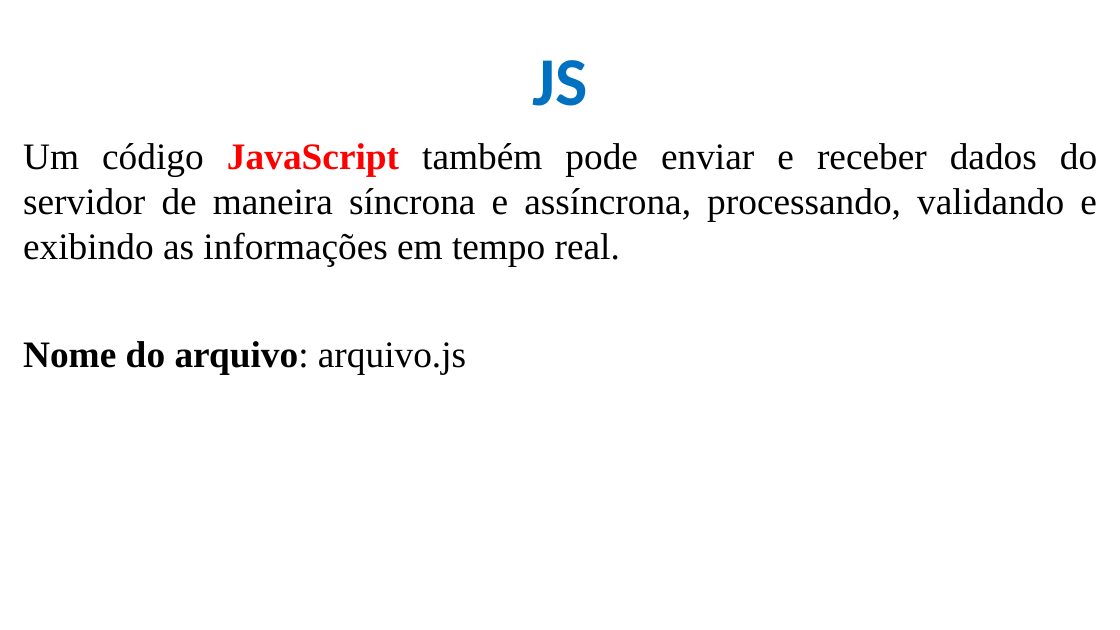
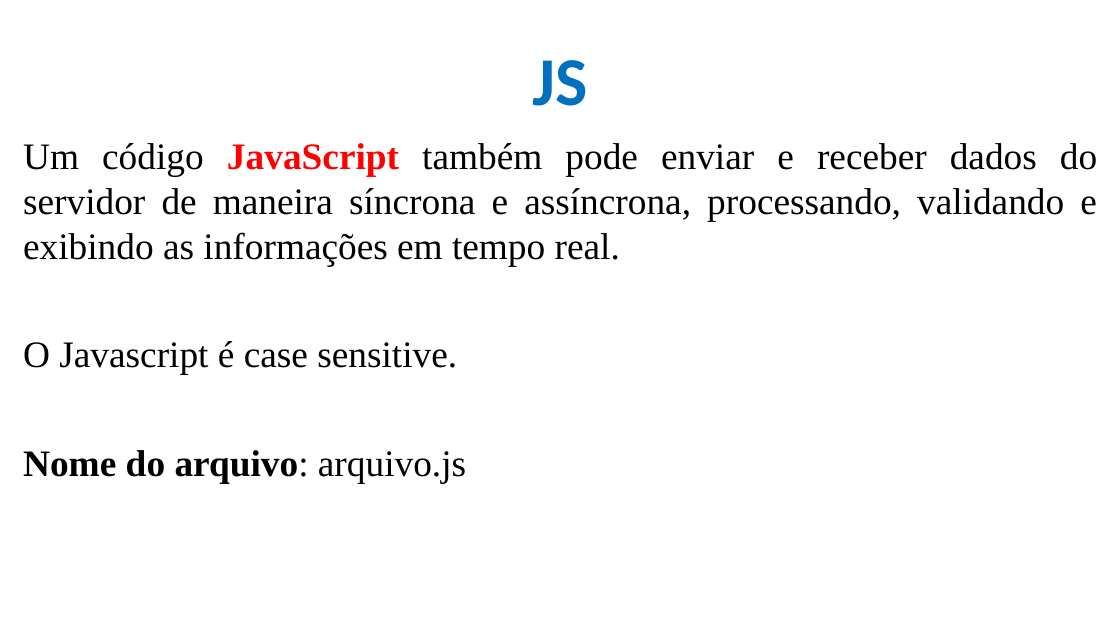
Before and after one commit to CloudEducationBrazil/WydenDesenvolvimentoWebPHP, a slide deck: slide 7 of 01 Classes/Aula 08 Desenvolvimento Web PHP - JS.pptx. Drawn at 1120x630 pixels with LibreOffice and Linux fonts; fonts in the diff are those of the drawing; background and template pictures are left out. Boxes give left, top, right and bottom in pixels: in the first picture for what was removed or moved away, otherwise in the second. Text is boxed around its words. In the diff, an @@ line names an element or a change of style, - is before the commit and + after.

```diff
--- a/01 Classes/Aula 08 Desenvolvimento Web PHP - JS.pptx
+++ b/01 Classes/Aula 08 Desenvolvimento Web PHP - JS.pptx
@@ text at [23,341,457,375]: paragraph added @@
+O Javascript é case sensitive.
```
Also in this commit, not shown: 1 other file.
